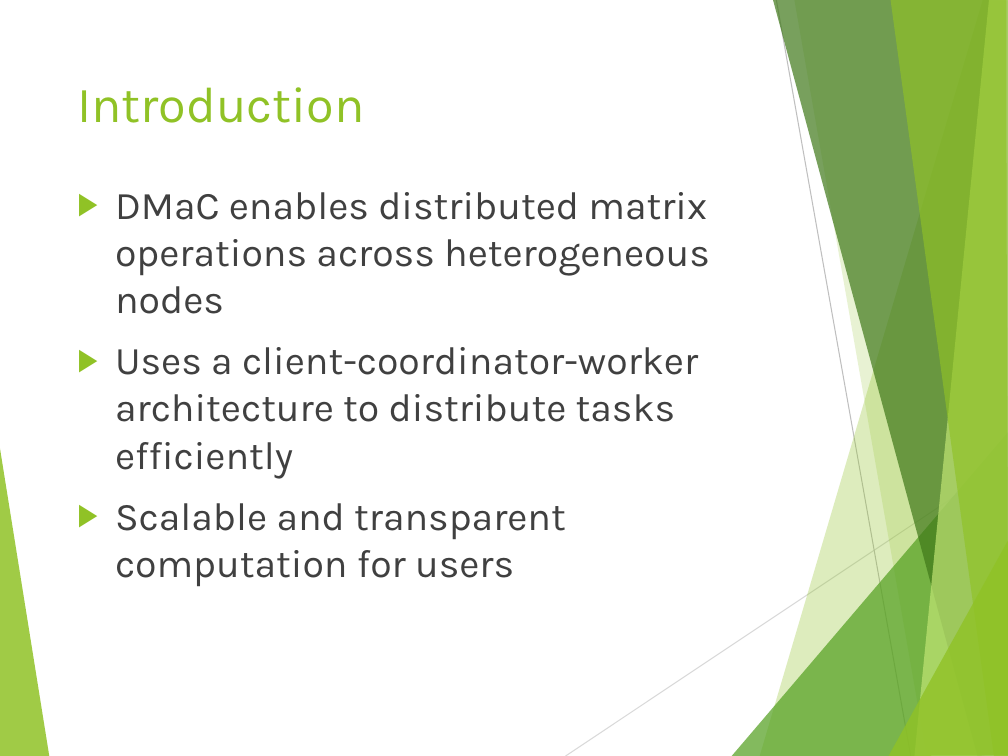
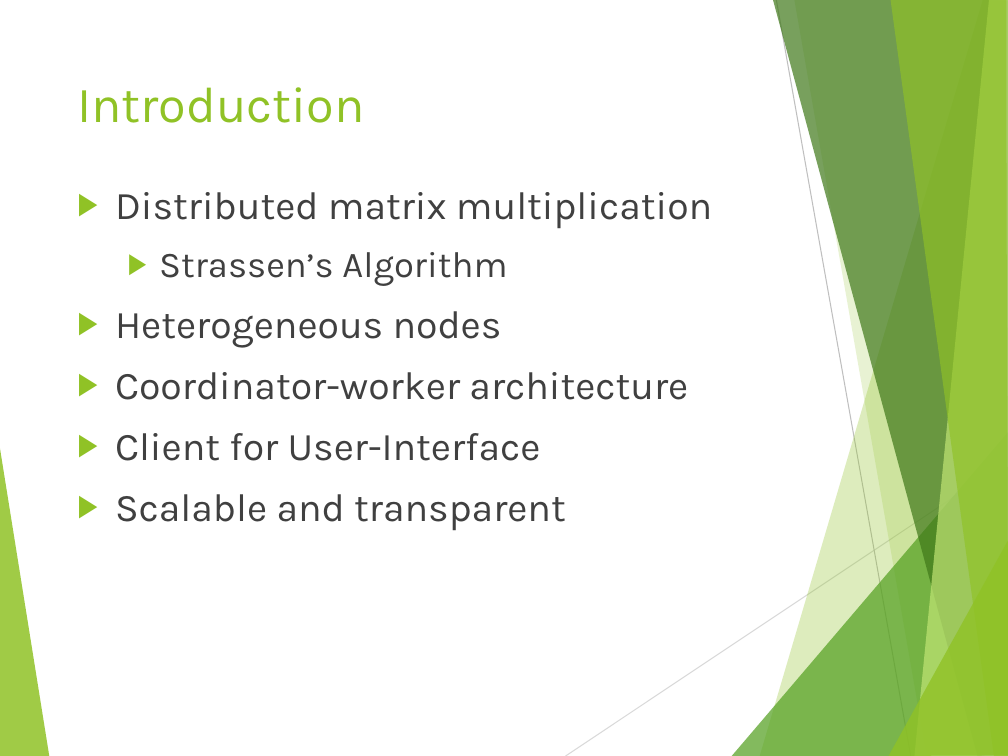
Before and after one commit to rbazzell/distributed-systems-project, a slide deck: slide 2 of DMaC_slides.pptx. Drawn at 1008x756 pixels with LibreOffice and Linux fonts; fonts in the diff are those of the drawing. Boxes give left, top, right and bottom in pixels: in the first picture for what was removed or moved away, otherwise in the second. Text is boxed around its words. In the diff, an @@ line names an element or a change of style, - is before the commit and + after.

Commit message:
Updated slides

```diff
--- a/DMaC_slides.pptx
+++ b/DMaC_slides.pptx
@@ text at (115,192,712,531): text changed @@
-▶ DMaC enables distributed matrix operations across heterogeneous nodes
-▶ Uses a client-coordinator-worker architecture to distribute tasks efficiently
-▶ Scalable and transparent computation for users
+▶ Distributed matrix multiplication
+  ▶ Strassen’s Algorithm
+▶ Heterogeneous nodes
+▶ Coordinator-worker architecture
+▶ Client for User-Interface
+▶ Scalable and transparent
```
Also in this commit, not shown: 7 other slides changed.
